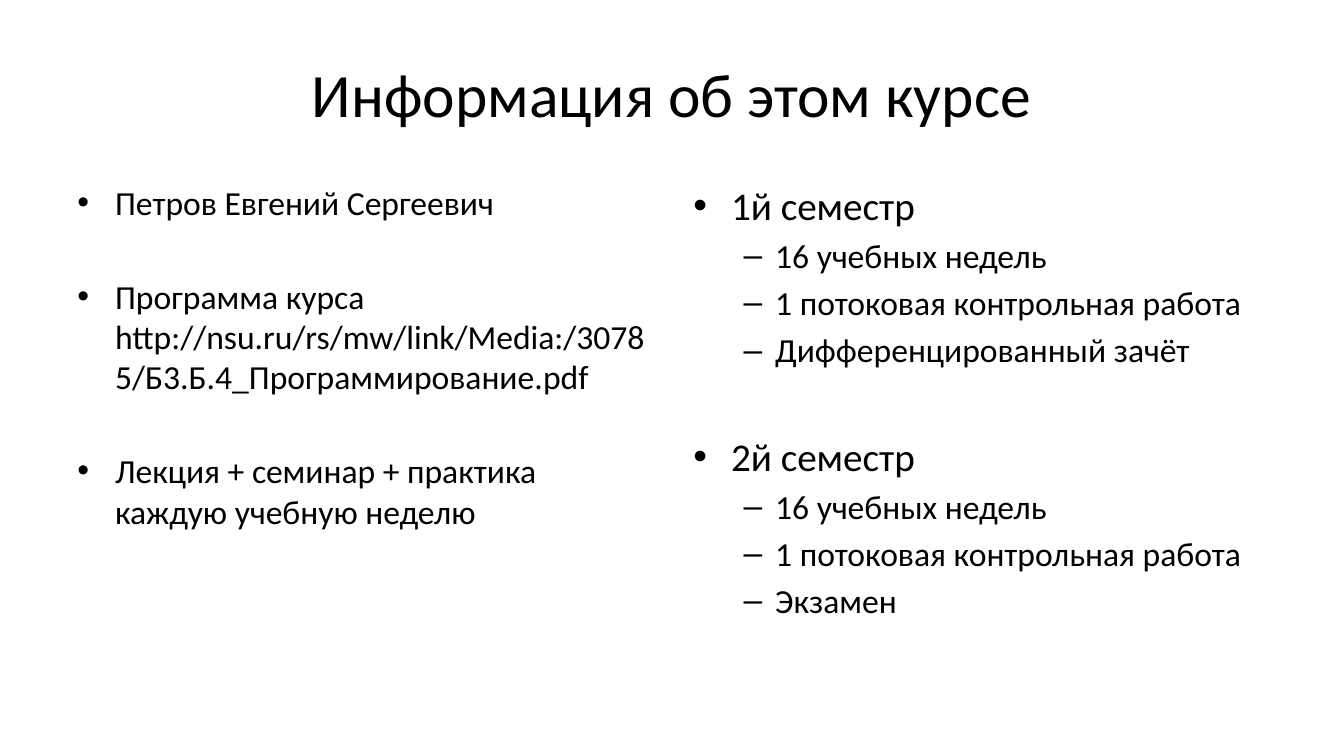
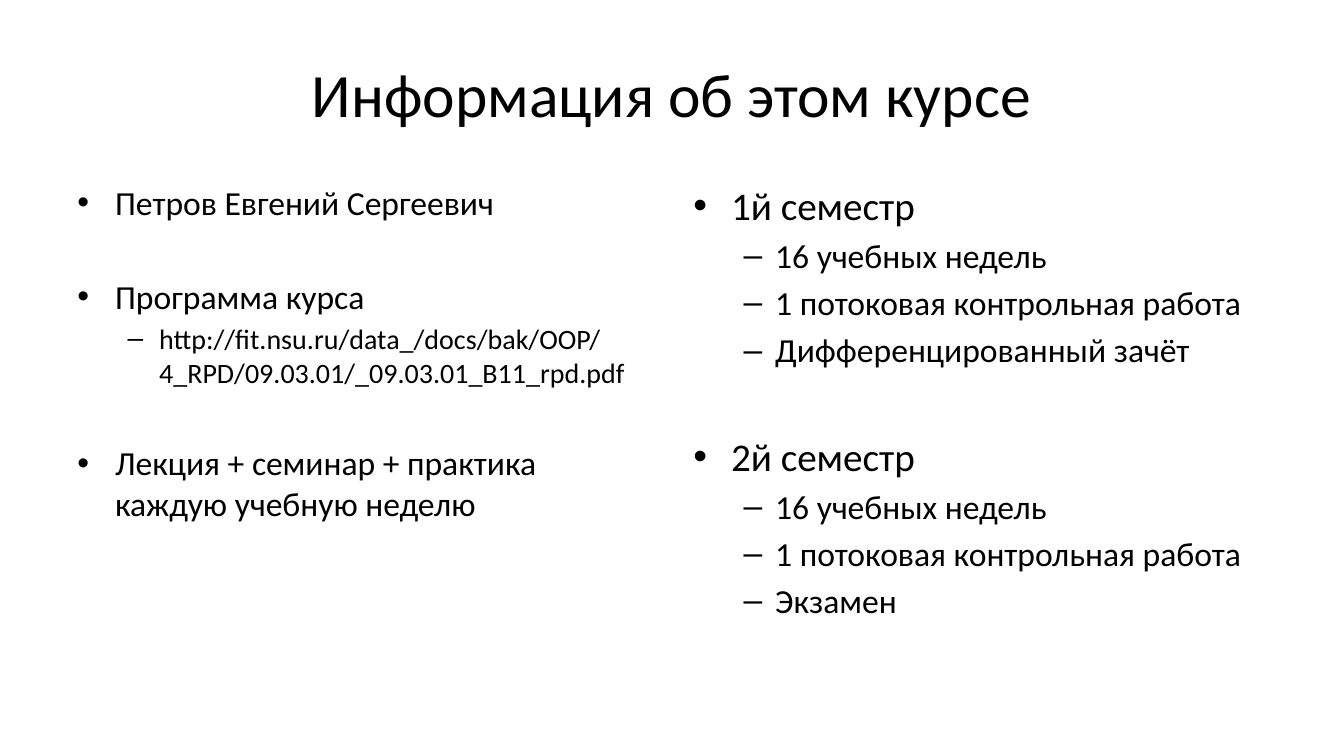
Before and after one commit to Evgueni-Petrov-aka-espetrov/Algorithms-and-Programming-in-C-pptx, a slide deck: slide 3 of 01 Понятие программы.pptx. Drawn at 1344x756 pixels with LibreOffice and Linux fonts; fonts in the diff are those of the drawing. Boxes give left, top, right and bottom in pixels: in the first picture for what was removed or moved away, otherwise in the second. Text is boxed around its words. In the diff, an @@ line names an element or a change of style, - is before the commit and + after.

Commit message:
правильная ссылка на программу дисциплины

```diff
--- a/01 Понятие программы.pptx
+++ b/01 Понятие программы.pptx
@@ text at box(115, 287, 624, 388): text changed; size 24 to 20 pt @@
-• Программа курса http://nsu.ru/rs/mw/link/Media:/30785/Б3.Б.4_Программирование.pdf
+• Программа курса
+  – http://fit.nsu.ru/data_/docs/bak/OOP/4_RPD/09.03.01/_09.03.01_B11_rpd.pdf
```
